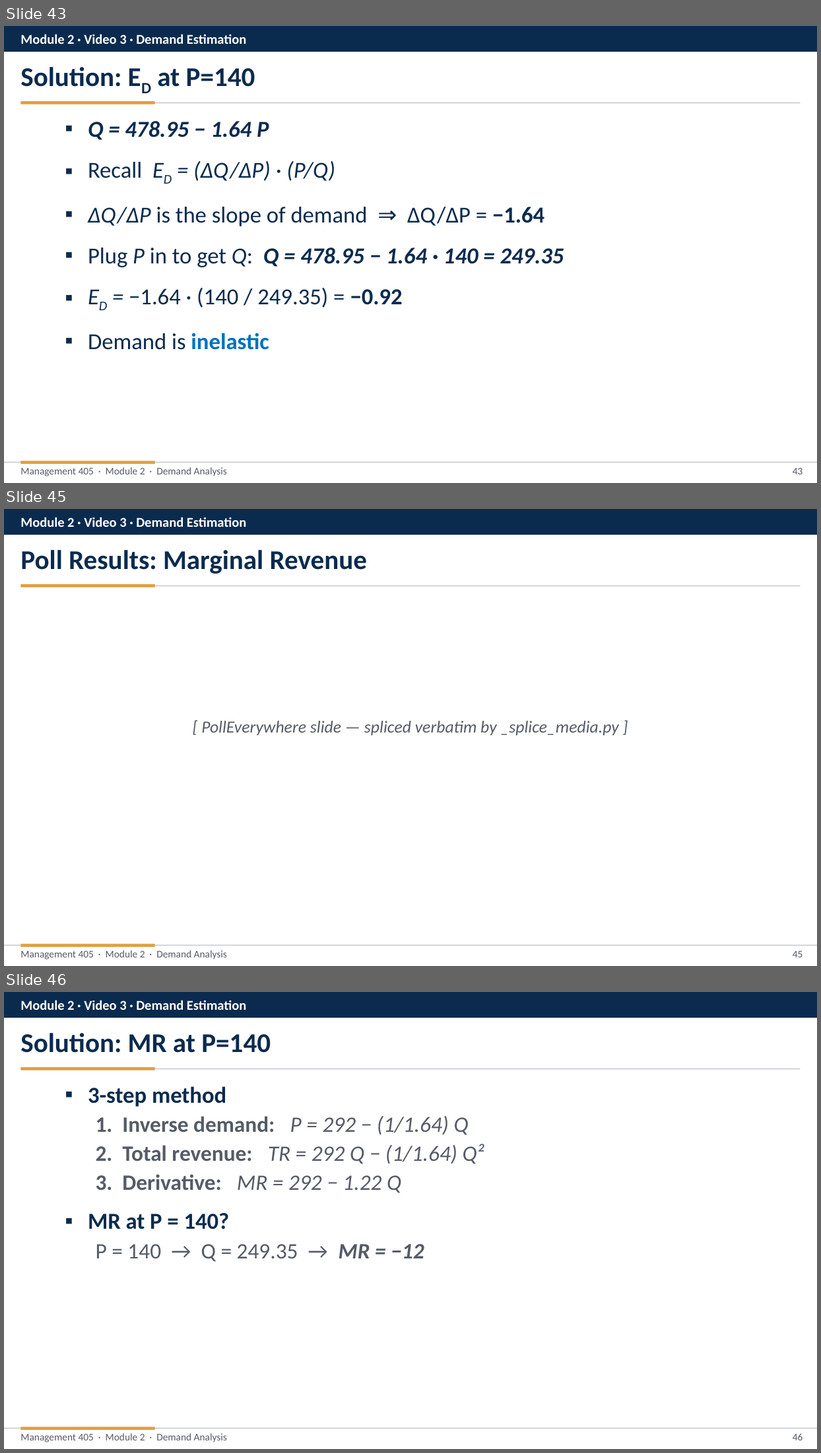
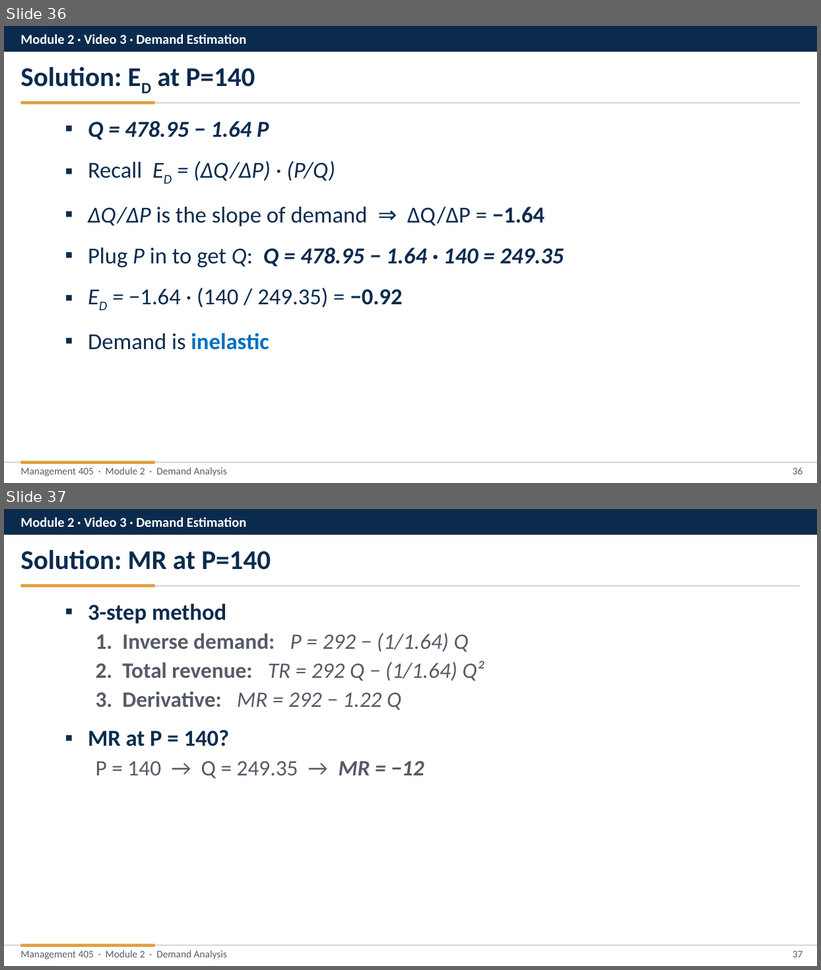
Before and after one commit to nvoigtla/Teaching, a slide deck: 405 Slide Revisions 2026/Module 2/Module 2 - Video Part Revised.pptx. Shown one above the other, each under a label of ours: slides 43, 45 and 46 before the commit, slides 36 and 37 after it; the slides between them are not shown. The pictures are 821x1453 and 821x970 pixels, drawn with LibreOffice and Linux fonts; fonts in the diff are those of the drawing. Boxes give left, top, right and bottom in pixels: in the first picture for what was removed or moved away, otherwise in the second. Text is boxed around its words. In the diff, an @@ line names an element or a change of style, - is before the commit and + after.

```diff
--- a/405 Slide Revisions 2026/Module 2/Module 2 - Video Part Revised.pptx
+++ b/405 Slide Revisions 2026/Module 2/Module 2 - Video Part Revised.pptx
@@ slide 45 removed at (4, 509, 817, 966), background #FFFFFF @@
@@ rectangle removed at (4, 509, 817, 535) @@
@@ text removed at (20, 517, 246, 527) @@
-Module 2 · Video 3 · Demand Estimation
@@ text removed at (20, 550, 368, 574) @@
-Poll Results: Marginal Revenue
@@ rectangle removed at (21, 586, 801, 586) @@
@@ rectangle removed at (21, 585, 155, 588) @@
@@ text removed at (201, 721, 619, 735) @@
-[ PollEverywhere slide — spliced verbatim by _splice_media.py ]
@@ rectangle removed at (21, 944, 155, 947) @@
@@ rectangle removed at (4, 945, 817, 947) @@
@@ text removed at (20, 951, 227, 960) @@
-Management 405 · Module 2 · Demand Analysis
@@ page number removed at (793, 951, 803, 958) @@
-45
@@ what was slide 43 is now slide 36 @@
@@ page number at (793, 468, 803, 475): text changed @@
-43
+36
@@ what was slide 46 is now slide 37 @@
@@ page number at (793, 951, 803, 958): text changed @@
-46
+37
```
Also in this commit, not shown: 10 slides changed, 11 other slides removed, 22 other files.
